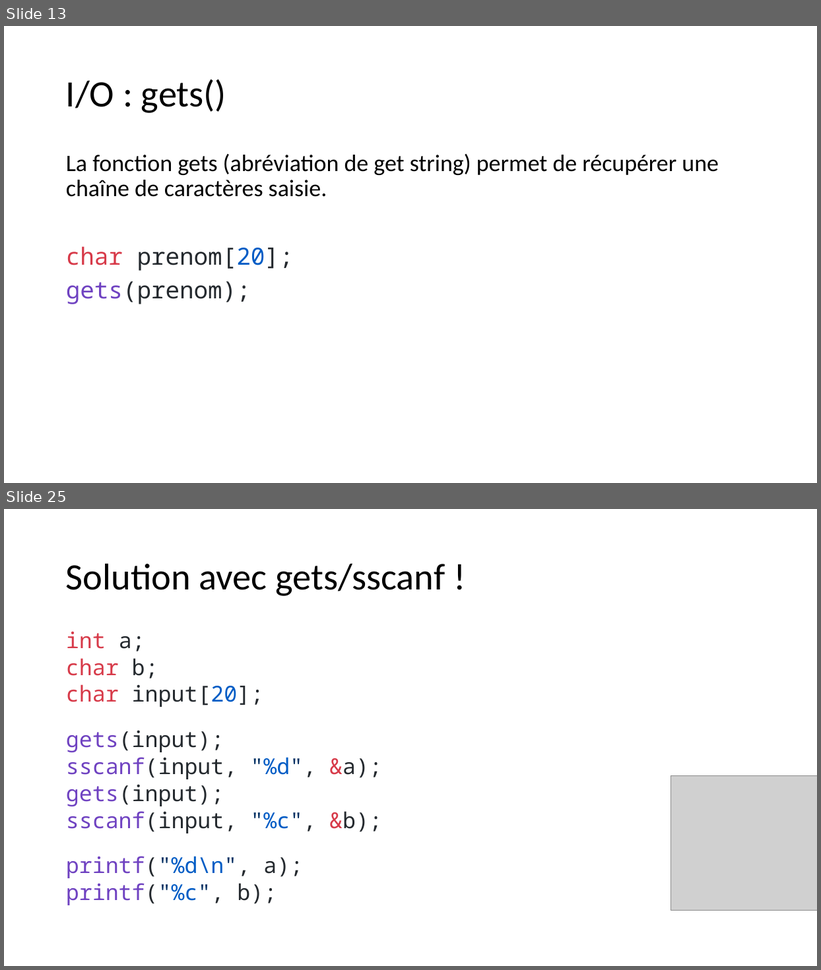
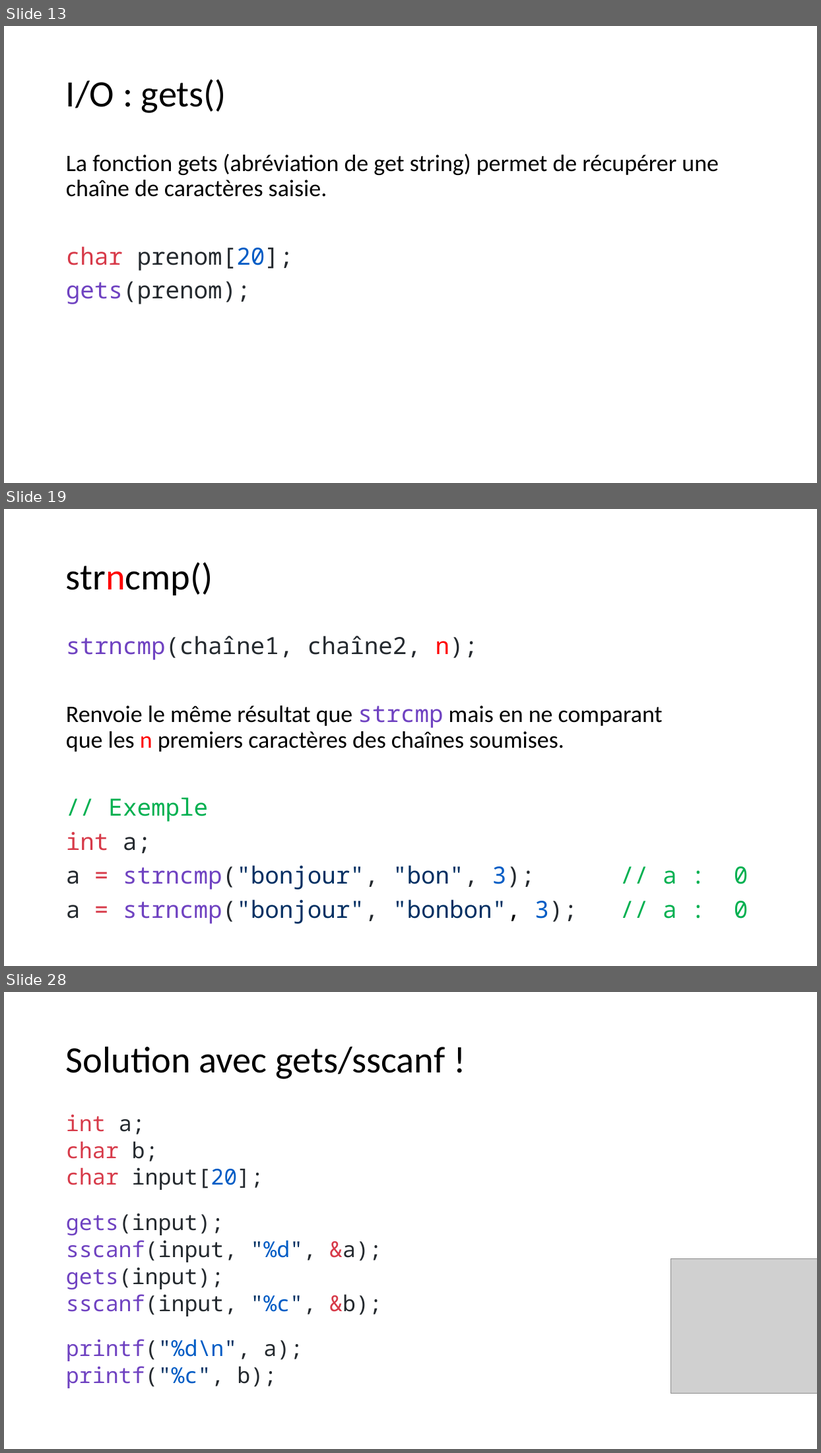
Before and after one commit to standard3/BTS1, a slide deck: 02_C/03_Tableaux/tableaux.pptx. Shown one above the other, each under a label of ours: slides 13 and 25 before the commit, slides 13, 19 and 28 after it; the slides between them are not shown. The pictures are 821x970 and 821x1453 pixels, drawn with LibreOffice and Linux fonts; fonts in the diff are those of the drawing; grey boxes stand for pictures. Boxes give left, top, right and bottom in pixels: in the first picture for what was removed or moved away, otherwise in the second. Text is boxed around its words. In the diff, an @@ line names an element or a change of style, - is before the commit and + after.

```diff
--- a/02_C/03_Tableaux/tableaux.pptx
+++ b/02_C/03_Tableaux/tableaux.pptx
@@ slide 19 added at (4, 509, 817, 966), background #FFFFFF @@
@@ title added at (66, 562, 213, 595), 44 pt, text #000000 @@
+strncmp()
@@ text added at (66, 636, 748, 924), 28 pt, text #000000 @@
+strncmp(chaîne1, chaîne2, n);
+Renvoie le même résultat que strcmp mais en ne comparant
+que les n premiers caractères des chaînes soumises.
+// Exemple
+int a;
+a = strncmp("bonjour", "bon", 3); // a : 0
+a = strncmp("bonjour", "bonbon", 3); // a : 0
@@ what was slide 25 is now slide 28 @@
```
Also in this commit, not shown: 11 slides changed, 4 other slides added, 4 other files.
